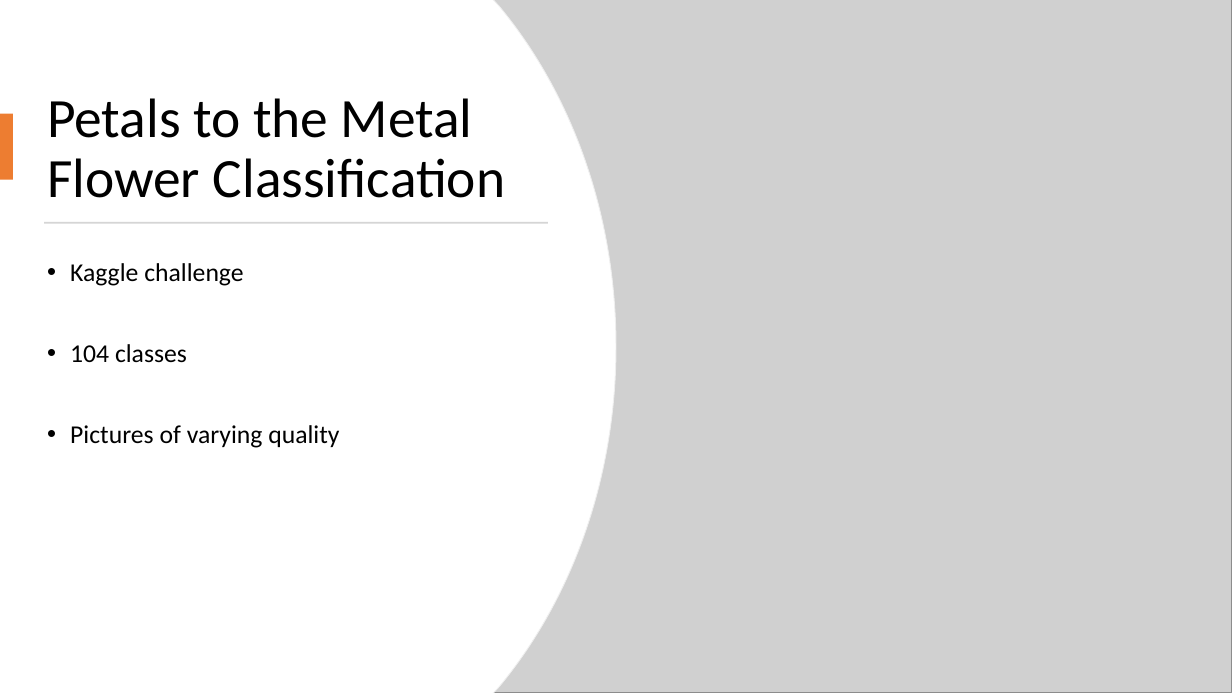
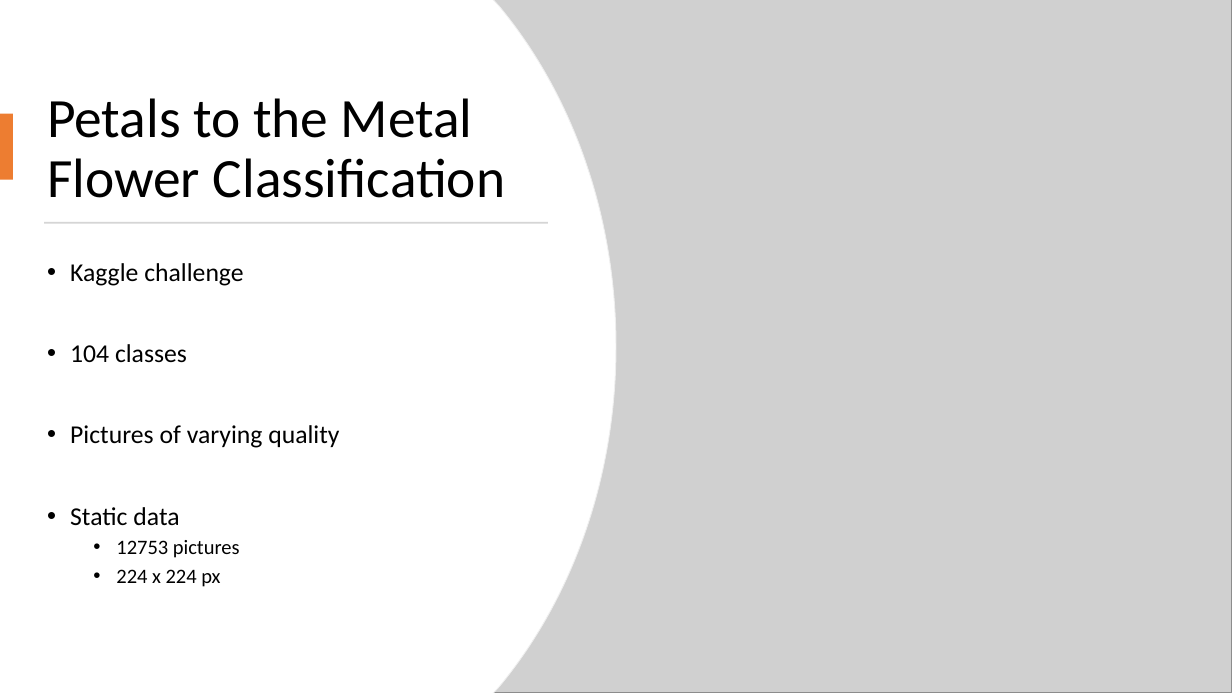
Before and after one commit to MarcMarabou/02476_ml_ops_project, a slide deck: slide 2 of reports/Petals to the Metal - Flower Classification.pptx. Drawn at 1232x693 pixels with LibreOffice and Linux fonts; fonts in the diff are those of the drawing; grey boxes stand for pictures. Boxes give left, top, right and bottom in pixels: in the first picture for what was removed or moved away, otherwise in the second. Text is boxed around its words. In the diff, an @@ line names an element or a change of style, - is before the commit and + after.

```diff
--- a/reports/Petals to the Metal - Flower Classification.pptx
+++ b/reports/Petals to the Metal - Flower Classification.pptx
@@ text at (70, 507, 240, 587): paragraphs added @@
+• Static data
+  • 12753 pictures
+  • 224 x 224 px
```
Also in this commit, not shown: 2 slides added, 1 slide removed.
